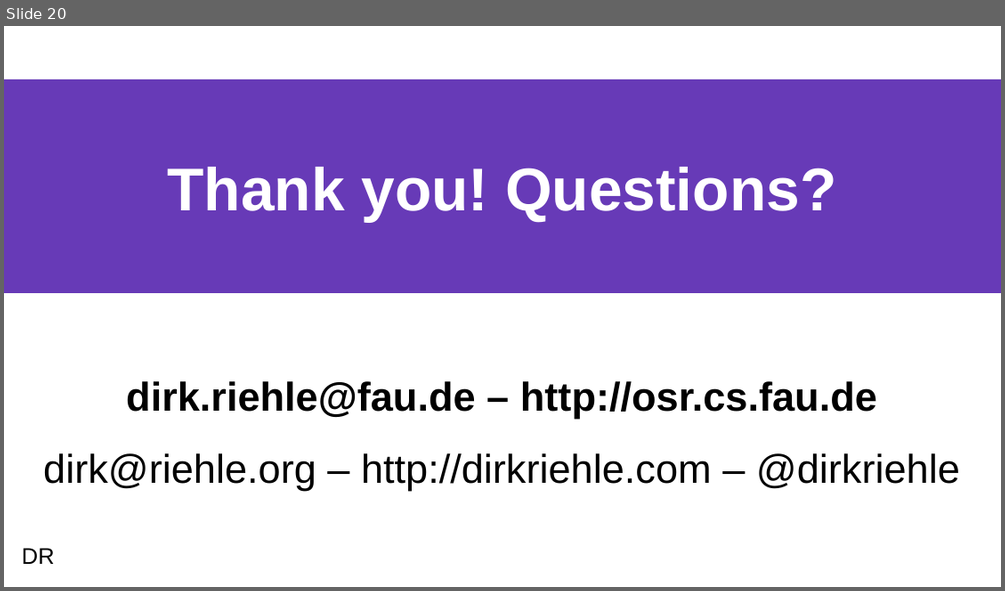
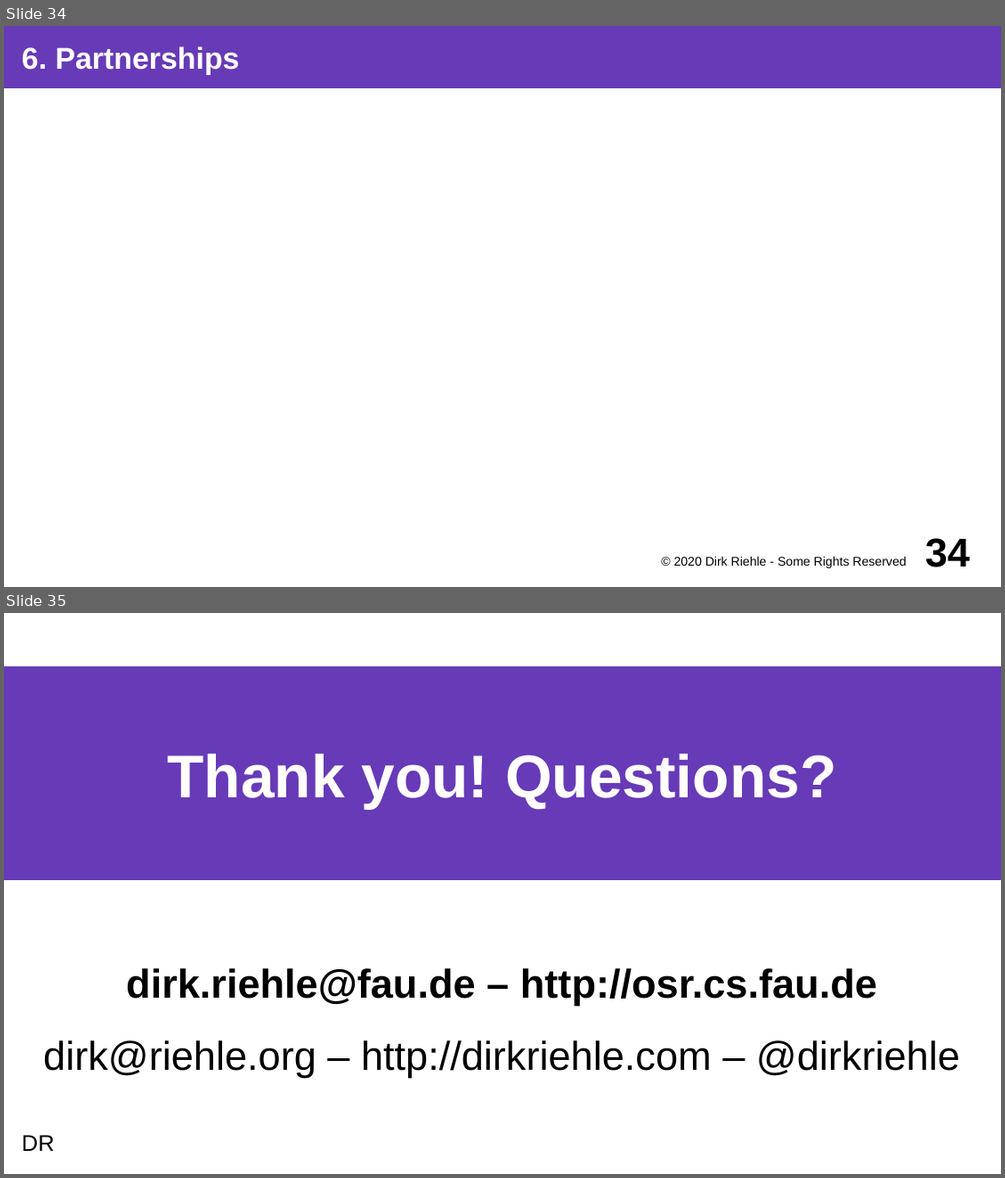
Before and after one commit to dirkriehle/coss-course, a slide deck: Lecture slides/COSS B04 - Business Models.odp. Shown one above the other, each under a label of ours: slide 20 before the commit, slides 34 and 35 after it. The pictures are 1005x591 and 1005x1178 pixels, drawn with LibreOffice and Linux fonts; fonts in the diff are those of the drawing. Boxes give left, top, right and bottom in pixels: in the first picture for what was removed or moved away, otherwise in the second. Text is boxed around its words. In the diff, an @@ line names an element or a change of style, - is before the commit and + after.

```diff
--- a/Lecture slides/COSS B04 - Business Models.odp
+++ b/Lecture slides/COSS B04 - Business Models.odp
@@ slide 34 added at box(4, 26, 1001, 587), background #FFFFFF @@
@@ title added at box(4, 26, 1001, 88), fill #673AB7, 24 pt, text #FFFFFF, bold @@
+6. Partnerships
@@ text added at box(674, 556, 906, 568), 10 pt, text #000000 @@
+© 2020 Dirk Riehle - Some Rights Reserved
@@ page number added at box(925, 538, 970, 567), 32 pt, text #000000, bold @@
+34
@@ what was slide 20 is now slide 35 @@
```
Also in this commit, not shown: 14 other slides added, 1 other file.
